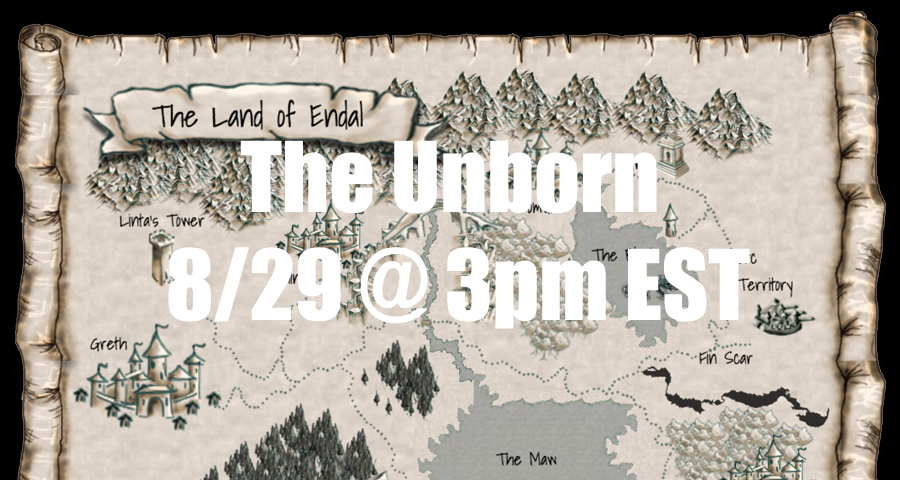
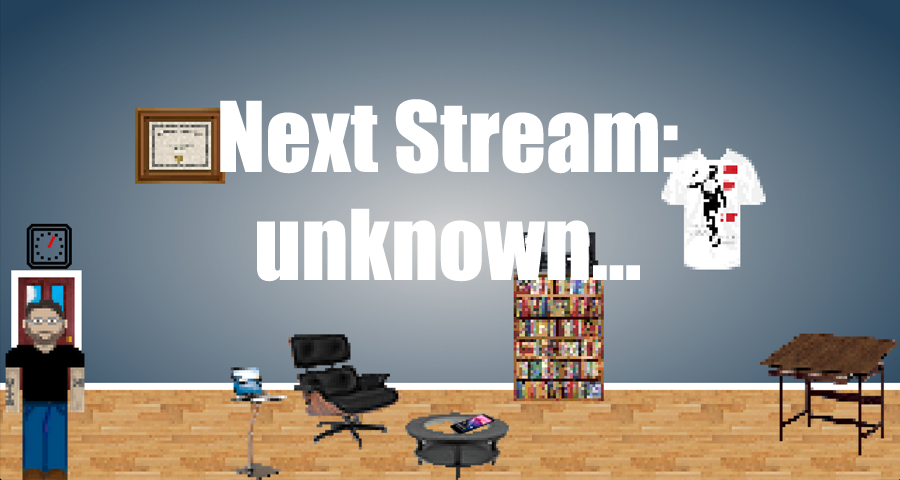
Comparing the layer stacks of the two 900px x 480px images. Changes:
renamed "The Unborn 8/29 @ 3pm EST" to "Next Stream: unknown...", painted on it over box(168, 99, 750, 329)
added layer "Layer 2" above "Layer 1" over box(0, 0, 900, 480)
